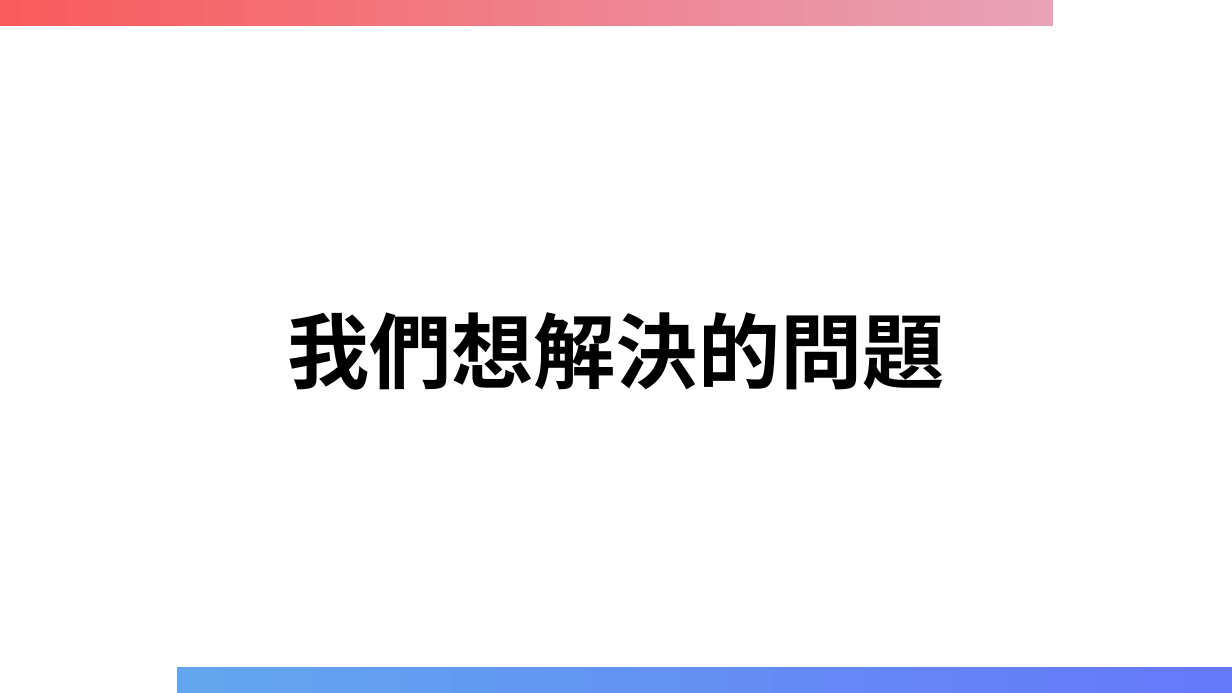
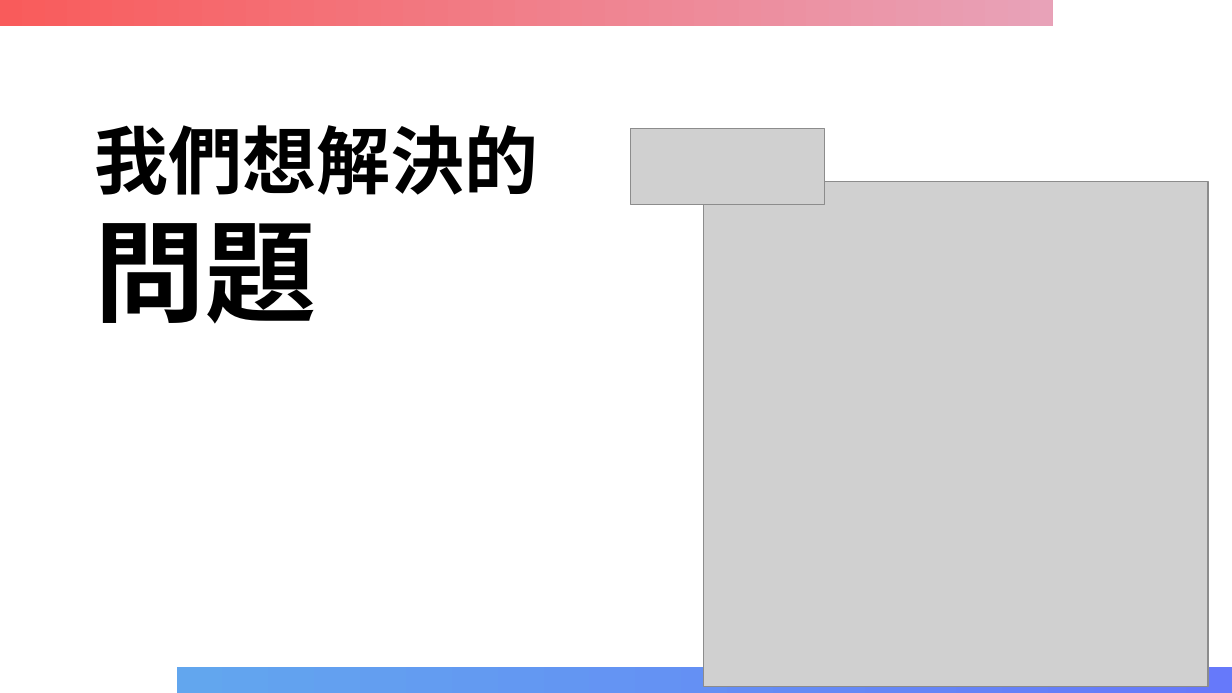
Before and after one commit to GoatWang/HsinchuHackthon_QA1999_Linebot, a slide deck: slide 4 of 新竹市社會處 PIPELINE(New).pptx. Drawn at 1232x693 pixels with LibreOffice and Linux fonts; fonts in the diff are those of the drawing; grey boxes stand for pictures. Boxes give left, top, right and bottom in pixels: in the first picture for what was removed or moved away, otherwise in the second. Text is boxed around its words. In the diff, an @@ line names an element or a change of style, - is before the commit and + after.

```diff
--- a/新竹市社會處 PIPELINE(New).pptx
+++ b/新竹市社會處 PIPELINE(New).pptx
@@ title "我們想解決的問題": place and size @@
-title "我們想解決的問題" at bbox=[287, 312, 944, 390]
+title "我們想解決的問題" at bbox=[95, 125, 539, 324]
@@ title "我們想解決的問題" at bbox=[95, 125, 539, 324]: size 48 to 43.2 pt, size 48 to 64.8 pt in "我們想解決的問題"; alignment centre to left @@
@@ picture added at bbox=[631, 128, 824, 205] @@
@@ picture added at bbox=[703, 181, 1209, 686] @@
```
Also in this commit, not shown: 2 other slides changed, 3 slides removed, 7 other files.
